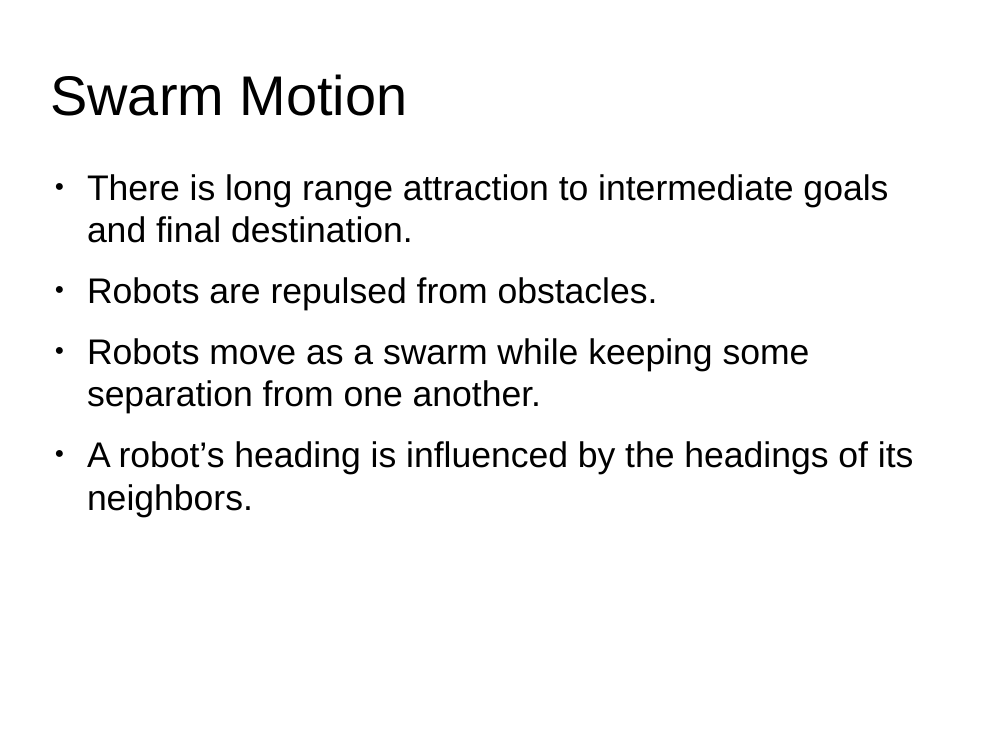
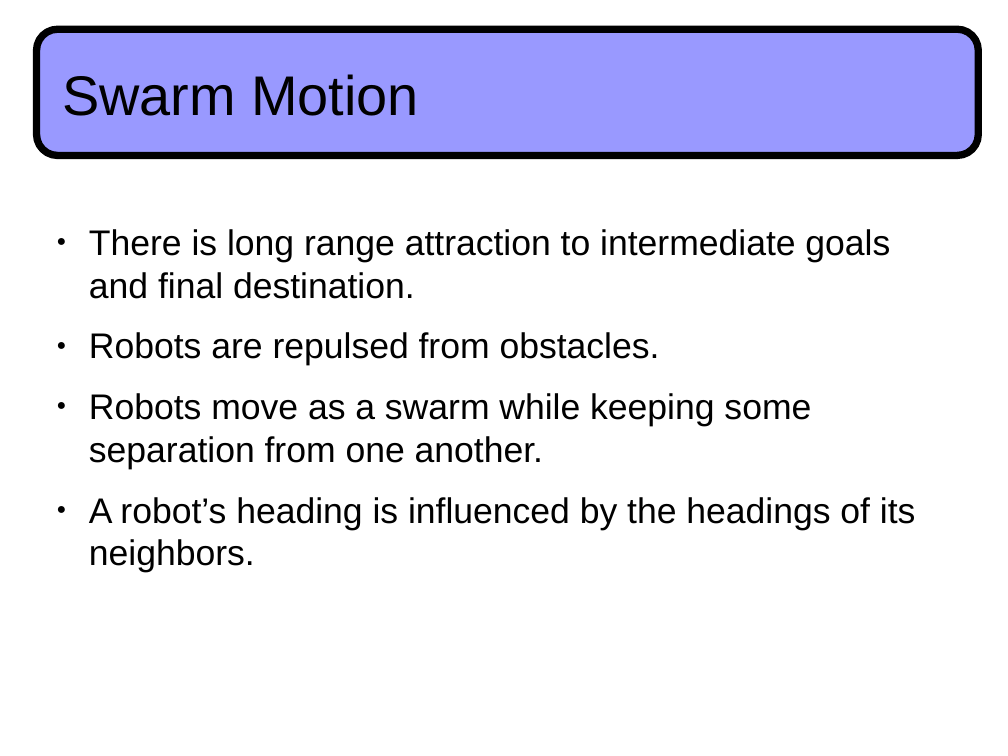
Before and after one commit to a20r/CRoPS, a slide deck: slide 4 of presentation/TalkTAROS2013.odp. Drawn at 1008x756 pixels with LibreOffice and Linux fonts; fonts in the diff are those of the drawing. Boxes give left, top, right and bottom in pixels: in the first picture for what was removed or moved away, otherwise in the second. Text is boxed around its words. In the diff, an @@ line names an element or a change of style, - is before the commit and + after.

```diff
--- a/presentation/TalkTAROS2013.odp
+++ b/presentation/TalkTAROS2013.odp
@@ rounded rectangle added at (37,29,979,155), fill #9999FF, outline #000000 5.75 pt @@
@@ title added at (50,74,419,116), 44 pt, text #000000 @@
+Swarm Motion
@@ text "There is long range attraction ...": place and size @@
-text "There is long range attraction ..." at (87,174,914,517)
+text "There is long range attraction ..." at (89,229,916,573)
```
Also in this commit, not shown: 19 other slides changed, 1 slide added, 1 slide removed, 5 other files.
